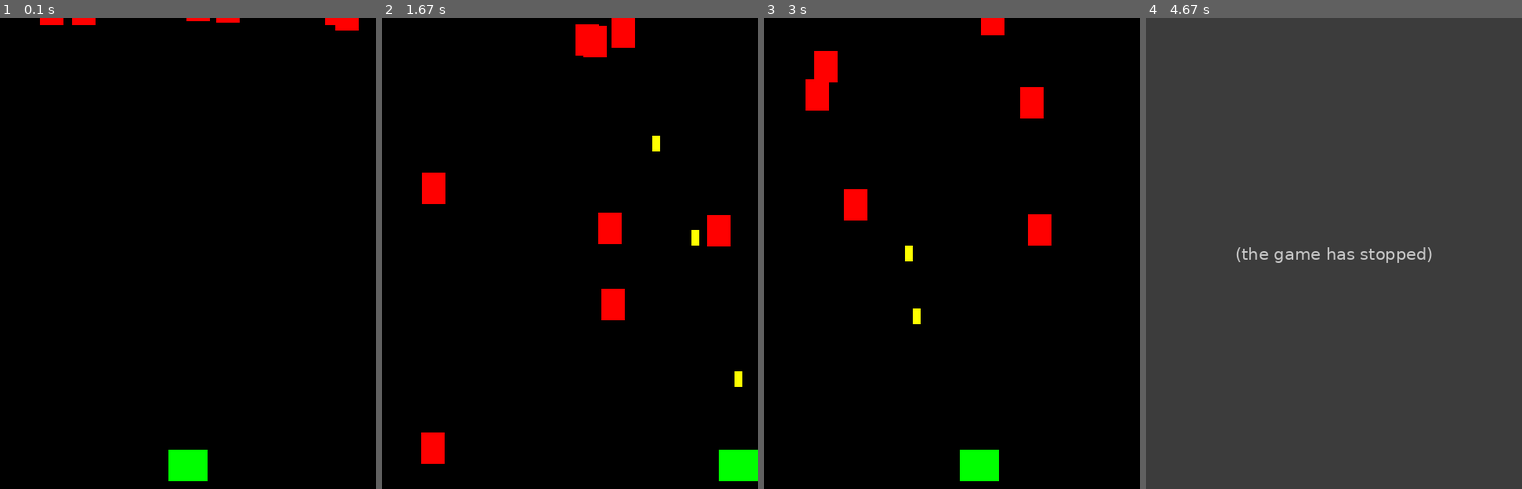
Above: before the commit, frames 1-4 (left to right).
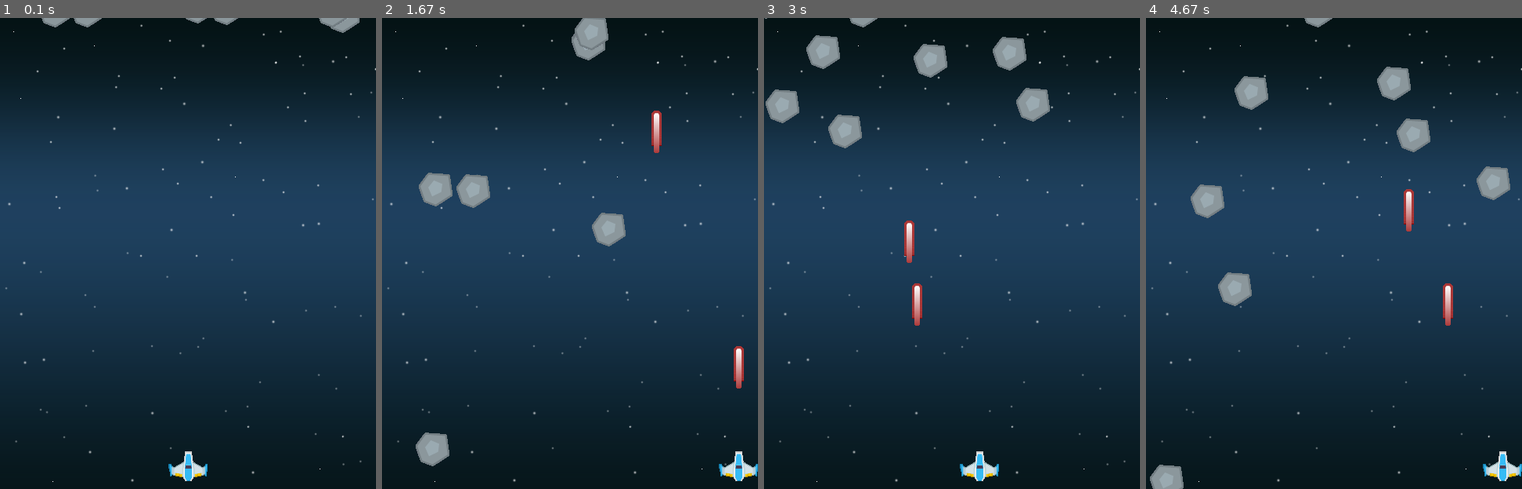
Above: after the commit, the same moments.

Repository: droidroy-ai/pygame-prac
Game: pygame game, started from shmup.py
The game is run twice, just before and just after one commit, with the same random seed, the same clock (stepped at 60 frames per second) and the same inputs.
Inputs:
- Up to frame 1 (0.1 s): no input
- Up to frame 2 (1.67 s): tap Space at 0.33, 0.73, 1.03, 1.23, 1.53 s; hold Right 0.67-1.13 s; hold Right 1.17-1.63 s
- Up to frame 3 (3 s): hold Left 1.67-2.2 s; tap Space at 1.73, 2.03, 2.3, 2.6, 2.73 s; hold Left 2.23-2.63 s; hold Right from 2.67 s (still down)
- Up to frame 4 (4.67 s): tap Space at 3.03, 3.4, 3.7, 3.9, 4.2, 4.4 s; release Right at 3.3 s; hold Left 3.33-3.8 s; hold Right 3.83-4.3 s; hold Right from 4.33 s (still down)

The runs differ from the first frame. In frame 1, 96% of the frame differs, in the area x 0-100%, y 0-100%; in frame 2, 96%; in frame 3, 96%; in frame 4, 100%.
Before the commit the program exited at 4.43 s; later frames show no game.

Commit message:
added shmup graphics

Diff:
--- a/shmup.py
+++ b/shmup.py
@@ -1,5 +1,6 @@
 import pygame
 import random
+import os
 
 WIDTH = 480
 HEIGHT = 600
@@ -20,12 +21,15 @@
 pygame.display.set_caption("Shmup!")
 clock = pygame.time.Clock()
 
+folder_dir = os.path.dirname(__file__)
+img_dir = os.path.join(folder_dir, 'img')
+
 
 class Player(pygame.sprite.Sprite):
     def __init__(self):
         super().__init__()
-        self.image = pygame.Surface((50, 40))
-        self.image.fill(GREEN)
+        self.image = pygame.transform.scale(player_img, (50, 38))
+        self.image.set_colorkey(BLACK)
         self.rect = self.image.get_rect()
         self.rect.centerx = WIDTH / 2
         self.rect.bottom = HEIGHT - 10
@@ -53,8 +57,8 @@
 class Mob(pygame.sprite.Sprite):
     def __init__(self):
         super().__init__()
-        self.image = pygame.Surface((30, 40))
-        self.image.fill(RED)
+        self.image = meteor_img
+        self.image.set_colorkey(BLACK)
         self.rect = self.image.get_rect()
         self.rect.x = random.randrange(WIDTH - self.rect.width)
         self.rect.y = random.randrange(-100, -40)
@@ -73,8 +77,8 @@
 class Bullet(pygame.sprite.Sprite):
     def __init__(self, x, y):
         super().__init__()
-        self.image = pygame.Surface((10, 20))
-        self.image.fill(YELLOW)
+        self.image = bullet_img
+        self.image.set_colorkey(BLACK)
         self.rect = self.image.get_rect()
         self.rect.bottom = y
         self.rect.centerx = x
@@ -86,6 +90,13 @@
         if self.rect.bottom < 0:
             self.kill()
 
+
+# load all game graphics
+background = pygame.image.load(os.path.join(img_dir, 'starfield.png')).convert()
+background_rect = background.get_rect()
+player_img = pygame.image.load(os.path.join(img_dir, 'playerShip1_blue.png')).convert()
+meteor_img = pygame.image.load(os.path.join(img_dir, 'meteorGrey_med1.png')).convert()
+bullet_img = pygame.image.load(os.path.join(img_dir, 'laserRed16.png')).convert()
 
 all_sprites = pygame.sprite.Group()
 mobs = pygame.sprite.Group()
@@ -128,6 +139,7 @@
 
     # Draw /render
     screen.fill(BLACK)
+    screen.blit(background, background_rect)
     all_sprites.draw(screen)
     # *after* drawing everything, flip the display
     pygame.display.flip()
Binary file added: img/laserRed16.png
Binary file added: img/meteorGrey_med1.png
Binary file added: img/playerShip1_blue.png
Binary file added: img/starfield.png
